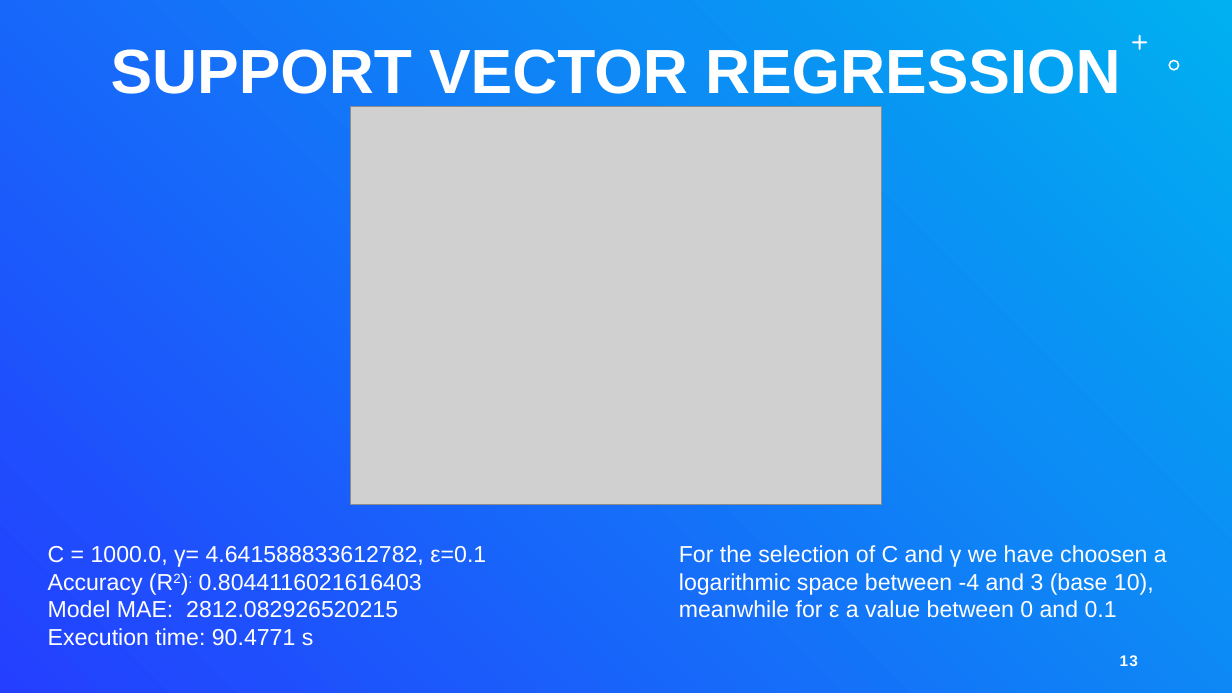
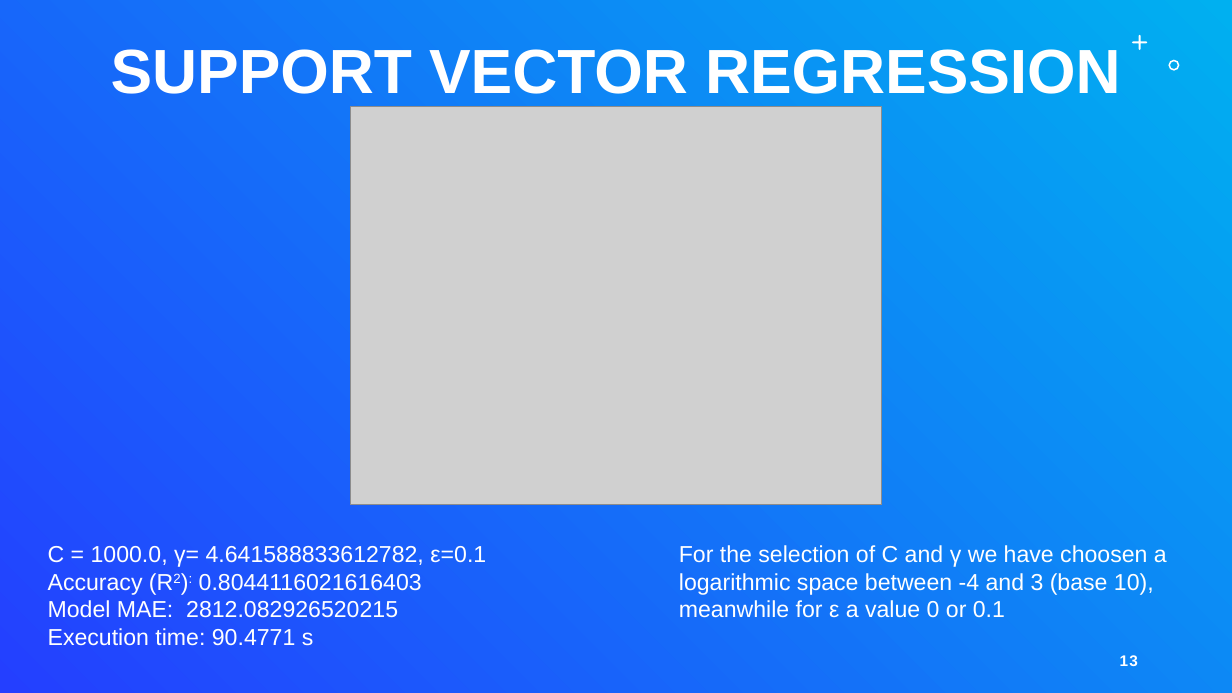
Before and after one commit to Matteo-Salv/mlda-project, a slide deck: slide 13 of presentazioneMLDA.pptx. Drawn at 1232x693 pixels with LibreOffice and Linux fonts; fonts in the diff are those of the drawing; grey boxes stand for pictures. Boxes give left, top, right and bottom in pixels: in the first picture for what was removed or moved away, otherwise in the second. Text is boxed around its words. In the diff, an @@ line names an element or a change of style, - is before the commit and + after.

```diff
--- a/presentazioneMLDA.pptx
+++ b/presentazioneMLDA.pptx
@@ text at (679, 545, 1167, 618): text changed @@
-For the selection of C and γ we have choosen a logarithmic space between -4 and 3 (base 10), meanwhile for ε a value between 0 and 0.1
+For the selection of C and γ we have choosen a logarithmic space between -4 and 3 (base 10), meanwhile for ε a value 0 or 0.1
```
Also in this commit, not shown: 2 other slides changed.
